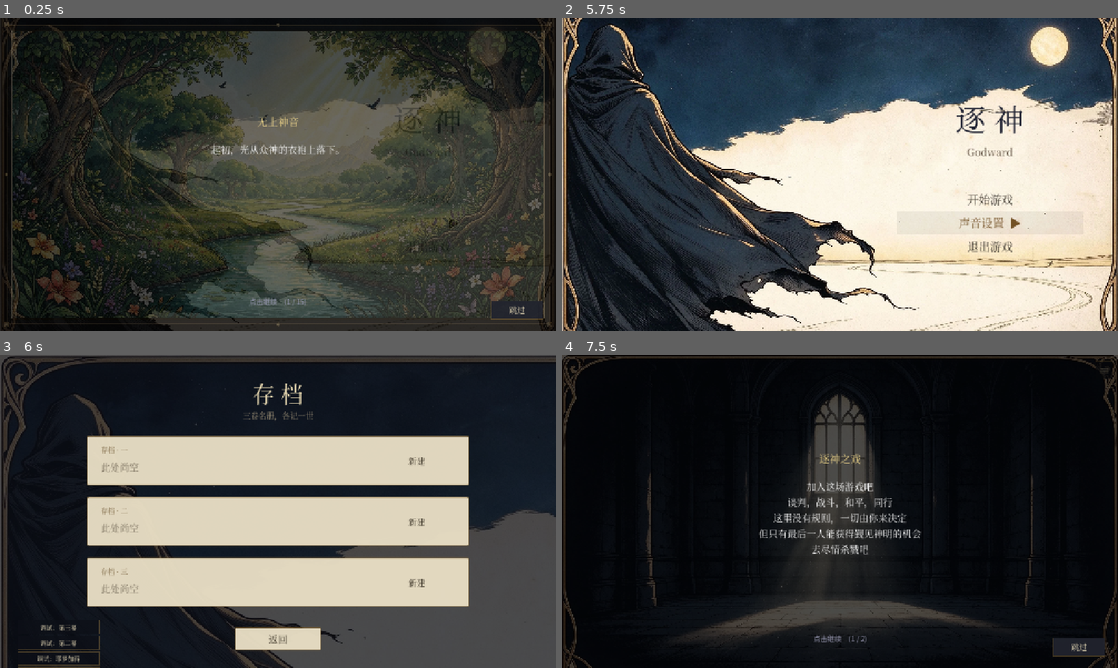
Above: before the commit, frames 1-4 (two rows, left to right).
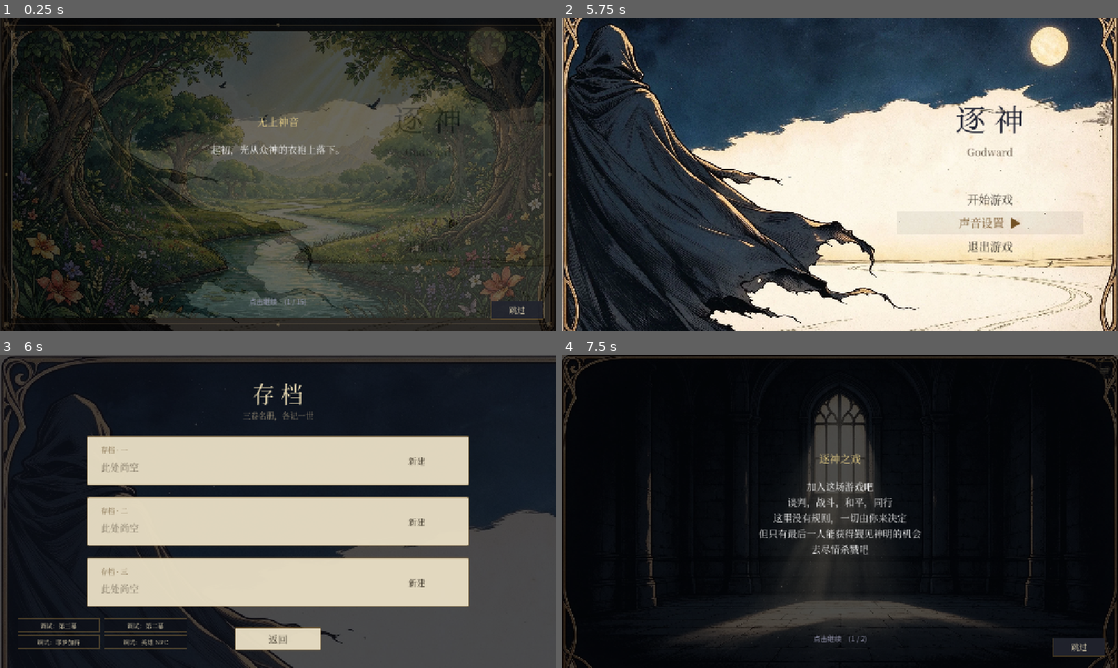
Above: after the commit, the same moments.

Repository: td1ql/godward
Game: Godot game, scene res://scenes/main_menu.tscn
The game is run twice, just before and just after one commit, with the same random seed, the same clock (stepped at 60 frames per second) and the same inputs.
Inputs (mouse positions are in pixels of both pictures, inside the frame that each line leads up to):
- Up to frame 1 (0.25 s): no input
- Up to frame 2 (5.75 s): click "开始游戏" at 0.5 s; click "开始游戏" at 1.25 s; click "声音设置 ▶" at 2 s; click (840, 174) at 2.75 s; click "跳过" at 3.5 s; click "声音设置 ▶" at 4.25 s; click "声音设置 ▼" at 5 s
- Up to frame 3 (6 s): click "开始游戏" at 5.75 s
- Up to frame 4 (7.5 s): click "≡" at 6.5 s; click "新建" at 7.25 s

Frames 1-2 are identical in both runs. In frame 3, 1.2% of the frame differs, in the area x 3-34%, y 84-100%; in frame 4, nothing differs.

Commit message:
fix: 存档页调试按钮第 4 个跑到屏幕外（y=718，屏幕高 720）——改成两列排

Diff:
--- a/scripts/save_menu.gd
+++ b/scripts/save_menu.gd
@@ -239,11 +239,13 @@
 		{"text": "调试：耶梦加得", "action": _debug_serpent},
 		{"text": "调试：英雄 NPC", "action": _debug_npc},
 	]
-	var y := 610.0
+	# 两列排，全部落在屏幕内（原来第 4 个跑到 y=718，屏幕只有 720 高）
+	var col := 0
+	var row := 0
 	for it in items:
 		var b := Button.new()
 		b.text = str(it["text"])
-		b.position = Vector2(40, y)
+		b.position = Vector2(40 + col * 200, 606 + row * 38)
 		b.size = Vector2(190, 32)
 		b.focus_mode = Control.FOCUS_NONE
 		b.add_theme_font_size_override("font_size", 14)
@@ -251,4 +253,7 @@
 		b.pressed.connect(act)
 		UiKit.ghost_button(b, 14)
 		add_child(b)
-		y += 36.0
+		col += 1
+		if col >= 2:
+			col = 0
+			row += 1
